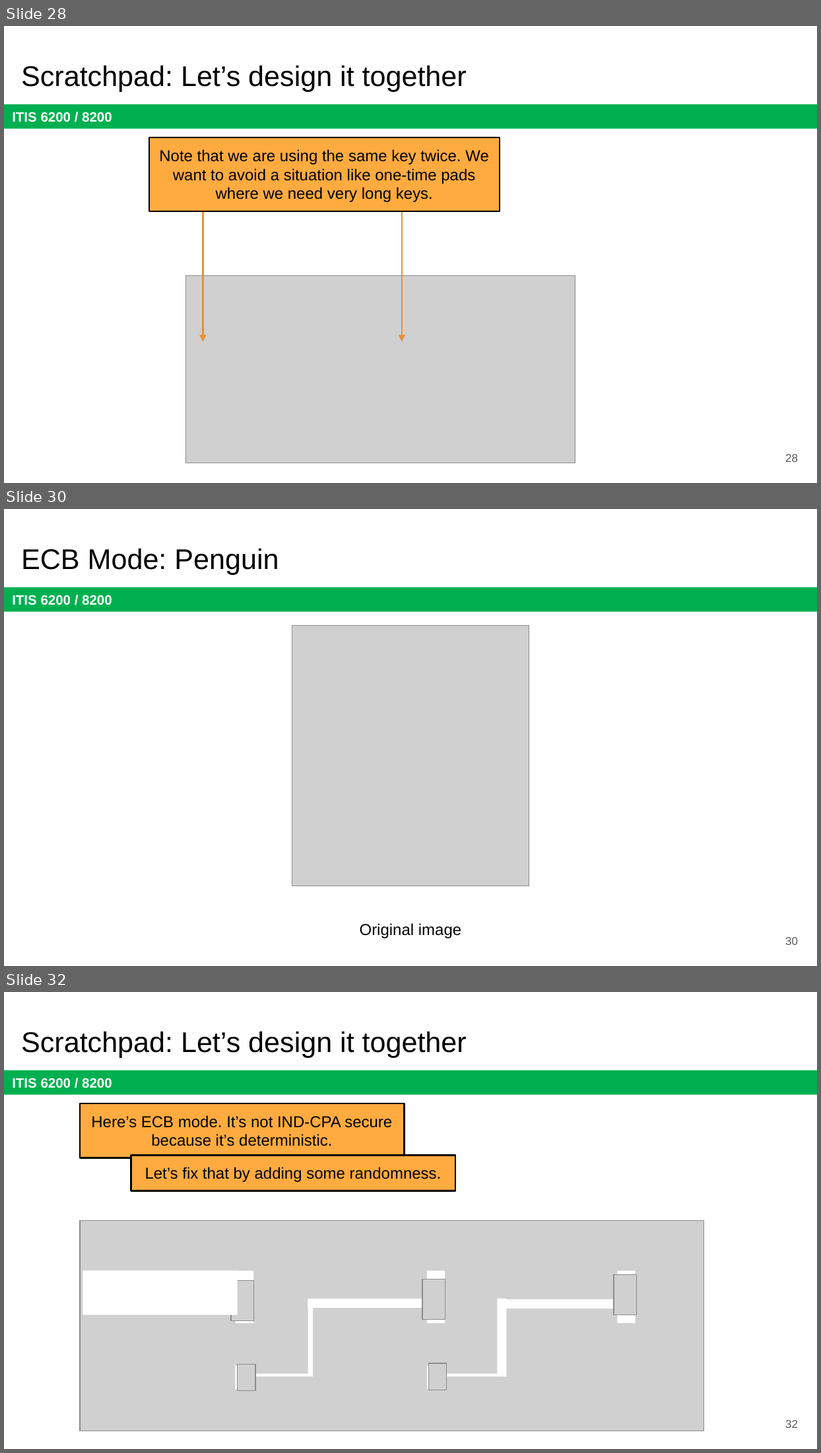
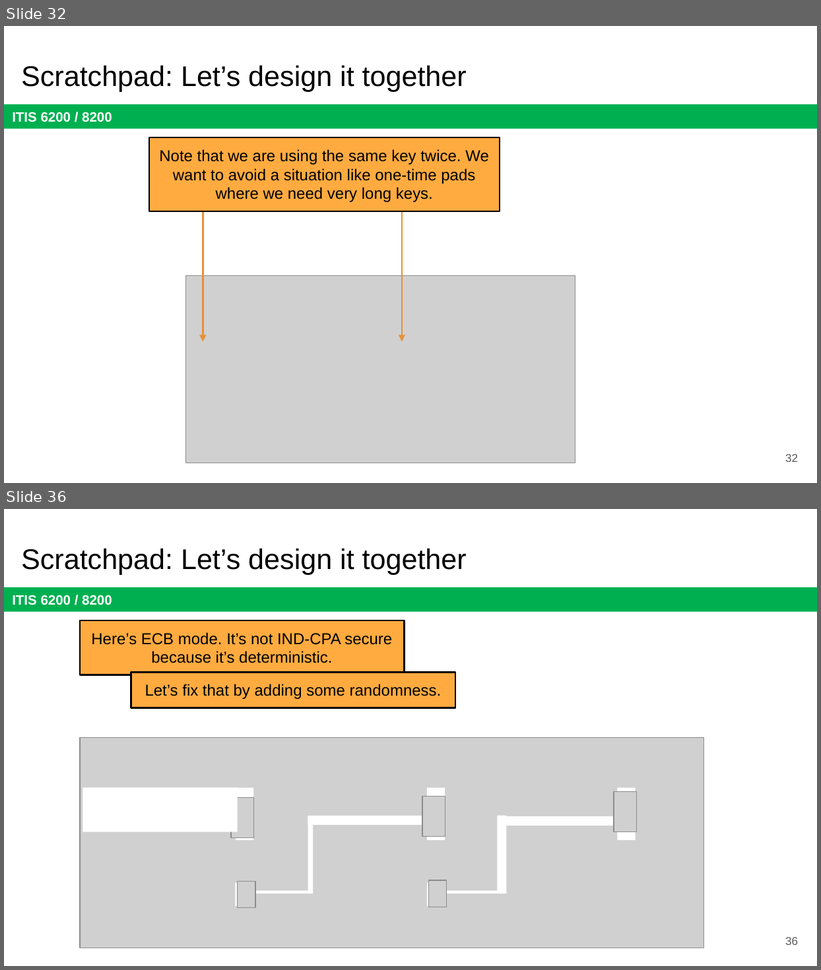
Before and after one commit to jx5c/github.io, a slide deck: teaching/ITIS6200/2023fa/lectures/lec03.pptx. Shown one above the other, each under a label of ours: slides 28, 30 and 32 before the commit, slides 32 and 36 after it; the slides between them are not shown. The pictures are 821x1453 and 821x970 pixels, drawn with LibreOffice and Linux fonts; fonts in the diff are those of the drawing; grey boxes stand for pictures. Boxes give left, top, right and bottom in pixels: in the first picture for what was removed or moved away, otherwise in the second. Text is boxed around its words. In the diff, an @@ line names an element or a change of style, - is before the commit and + after.

```diff
--- a/teaching/ITIS6200/2023fa/lectures/lec03.pptx
+++ b/teaching/ITIS6200/2023fa/lectures/lec03.pptx
@@ slide 30 removed at [4,509,817,966], background #FFFFFF; not listed: 1 template element that a slide beside it also shows @@
@@ title removed at [21,548,279,575] @@
-ECB Mode: Penguin
@@ picture removed at [292,625,529,887] @@
@@ text removed at [360,923,461,939] @@
-Original image
@@ page number removed at [785,937,798,945] @@
-30
@@ what was slide 28 is now slide 32 @@
@@ page number at [785,454,798,462]: text changed @@
-28
+32
@@ what was slide 32 is now slide 36 @@
@@ page number at [785,937,798,945]: text changed @@
-32
+36
```
Also in this commit, not shown: 8 slides changed, 6 slides added, 1 other slide removed, 1 other file.
